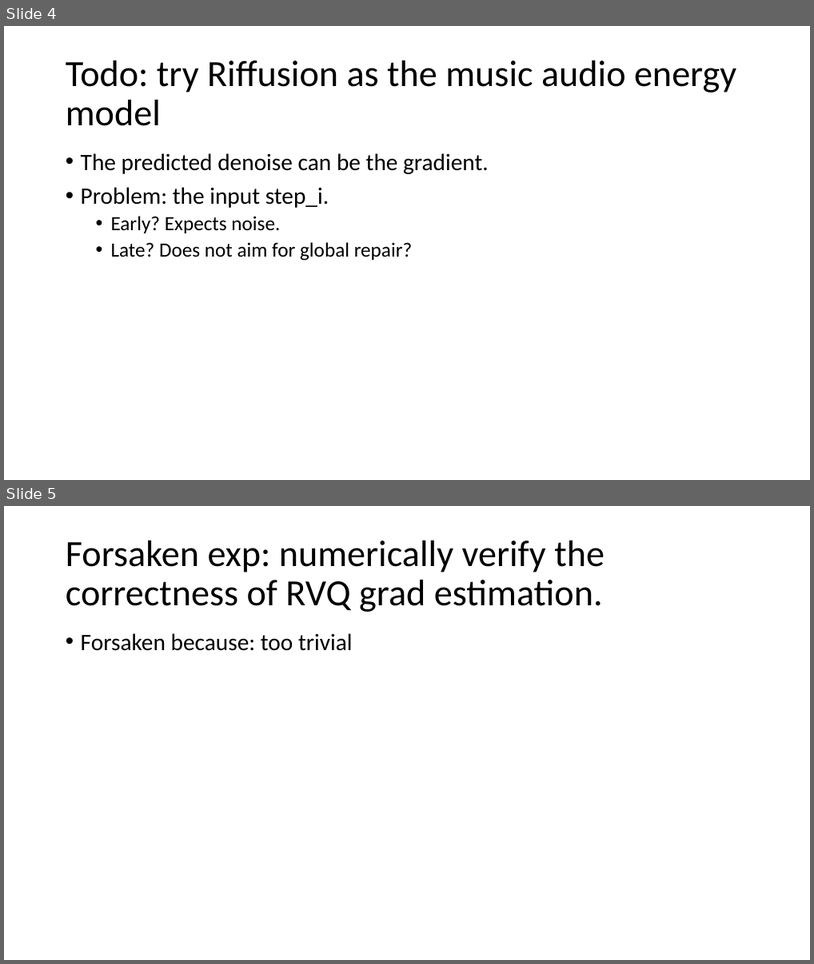
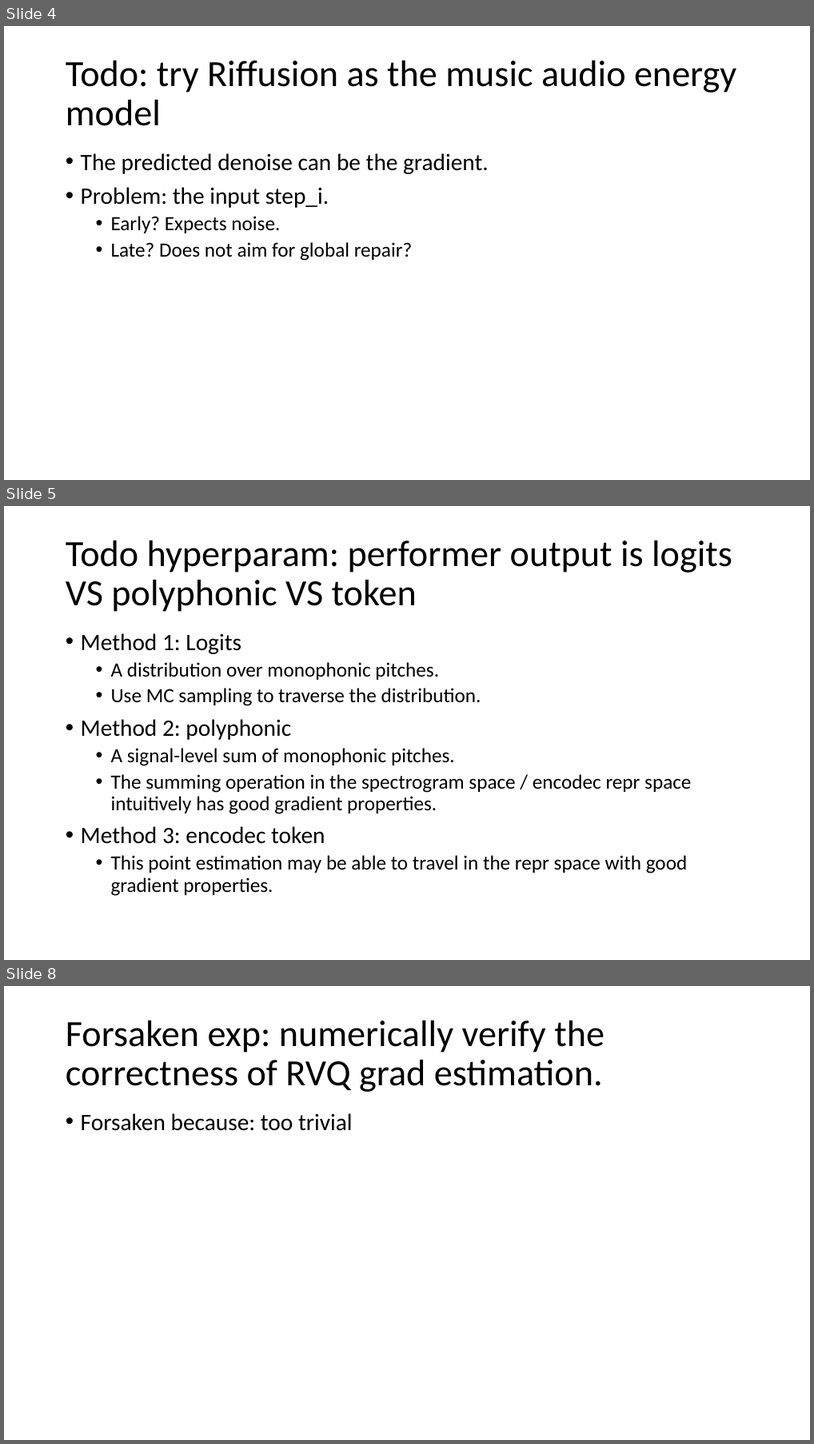
Before and after one commit to Daniel-Chin/Unsupervised-Symbolic-Music-Decipher, a slide deck: main.pptx. Shown one above the other, each under a label of ours: slides 4 and 5 before the commit, slides 4, 5 and 8 after it; the slides between them are not shown. The pictures are 814x964 and 814x1444 pixels, drawn with LibreOffice and Linux fonts; fonts in the diff are those of the drawing. Boxes give left, top, right and bottom in pixels: in the first picture for what was removed or moved away, otherwise in the second. Text is boxed around its words. In the diff, an @@ line names an element or a change of style, - is before the commit and + after.

```diff
--- a/main.pptx
+++ b/main.pptx
@@ slide 5 added at <box>4,506,810,960</box>, background #FFFFFF @@
@@ title added at <box>66,540,733,612</box>, 44 pt, text #000000 @@
+Todo hyperparam: performer output is logits VS polyphonic VS token
@@ text added at <box>81,633,691,896</box>, 24 pt, text #000000 @@
+• Method 1: Logits
+  • A distribution over monophonic pitches.
+  • Use MC sampling to traverse the distribution.
+• Method 2: polyphonic
+  • A signal-level sum of monophonic pitches.
+  • The summing operation in the spectrogram space / encodec repr space intuitively has good gradient properties.
+• Method 3: encodec token
+  • This point estimation may be able to travel in the repr space with good gradient properties.
@@ what was slide 5 is now slide 8 @@
```
Also in this commit, not shown: 2 other slides added.
